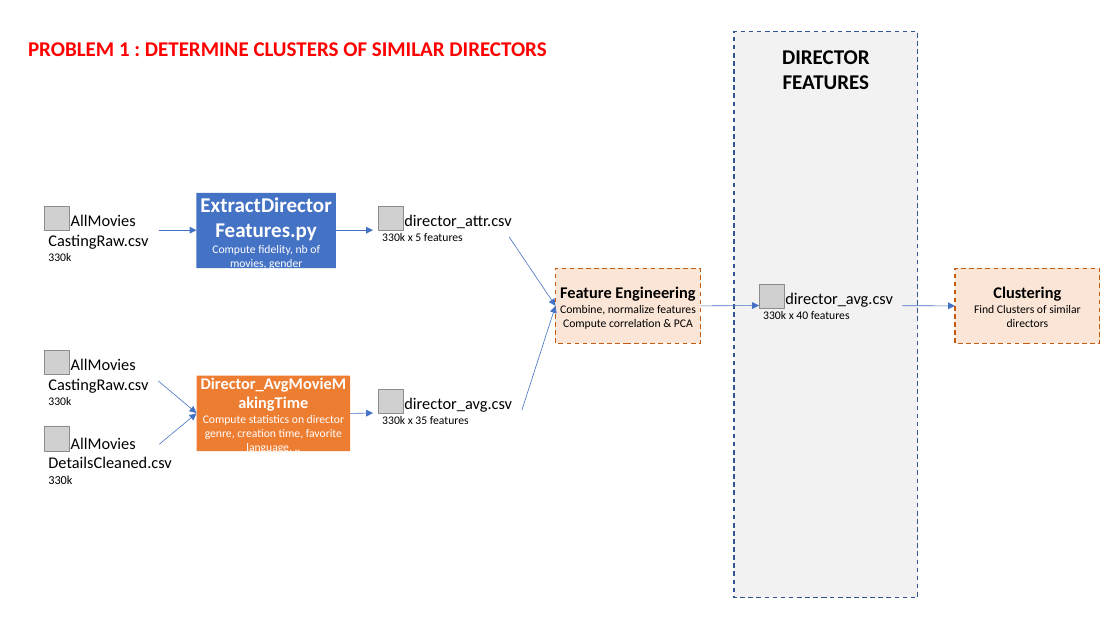
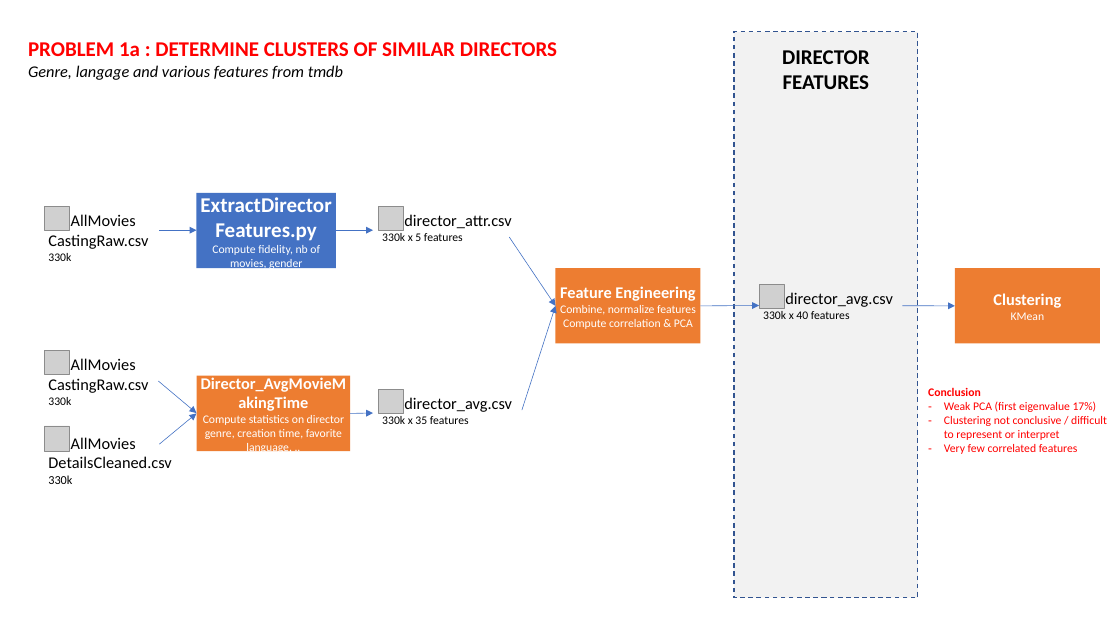
Before and after one commit to eltsyr/moviesIA, a slide deck: slide 2 of Documentation/Data pipeline.pptx. Drawn at 1120x630 pixels with LibreOffice and Linux fonts; fonts in the diff are those of the drawing; grey boxes stand for pictures. Boxes give left, top, right and bottom in pixels: in the first picture for what was removed or moved away, otherwise in the second. Text is boxed around its words. In the diff, an @@ line names an element or a change of style, - is before the commit and + after.

```diff
--- a/Documentation/Data pipeline.pptx
+++ b/Documentation/Data pipeline.pptx
@@ text at [28,42,557,80]: text changed @@
-PROBLEM 1 : DETERMINE CLUSTERS OF SIMILAR DIRECTORS
+PROBLEM 1a : DETERMINE CLUSTERS OF SIMILAR DIRECTORS
+Genre, langage and various features from tmdb
@@ rectangle "Feature Engineering" at [555,268,700,344]: text colour #000000 to #FFFFFF; fill #FBE5D6 to #ED7D31; outline #C55A11 1 pt dashed to none @@
@@ rectangle "Clustering" at [955,268,1100,344]: fill #FBE5D6 to #ED7D31; outline #C55A11 1 pt dashed to none @@
@@ text in rectangle at [993,293,1061,308]: text colour #000000 to #FFFFFF in "Clustering" @@
@@ text in rectangle at [1011,312,1044,320]: text changed; text colour #000000 to #FFFFFF @@
-Find Clusters of similar directors
+KMean
@@ text added at [928,388,1107,454], 10 pt, text #FF0000 @@
+Conclusion
+– Weak PCA (first eigenvalue 17%)
+– Clustering not conclusive / difficult to represent or interpret
+– Very few correlated features
```
Also in this commit, not shown: 1 slide added, 1 other file.
